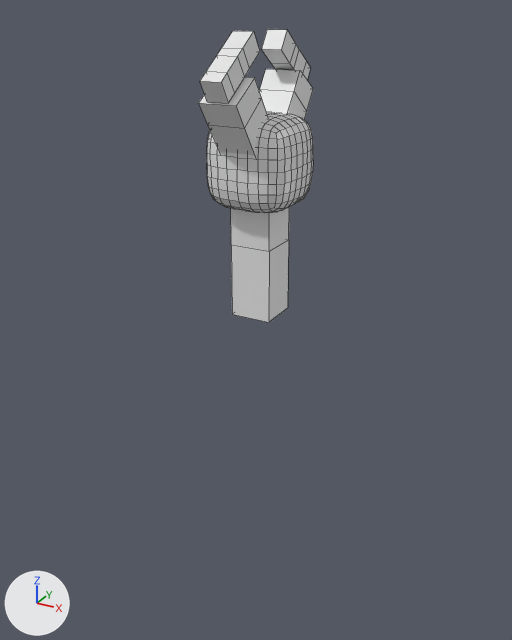
One commit to the Blender file Assets/Models/BlenderModels/RobotHand.blend: the scene before it, then after it.
Before and after are seen from a camera (50 mm lens) standing at (7.34, -13.54, 3.02) and looking at (-0.27, 0.29, -3.9). The axes (+X, +Y, +Z) are drawn at lower left. The lights are the same throughout. Mesh edges are drawn as thin lines.
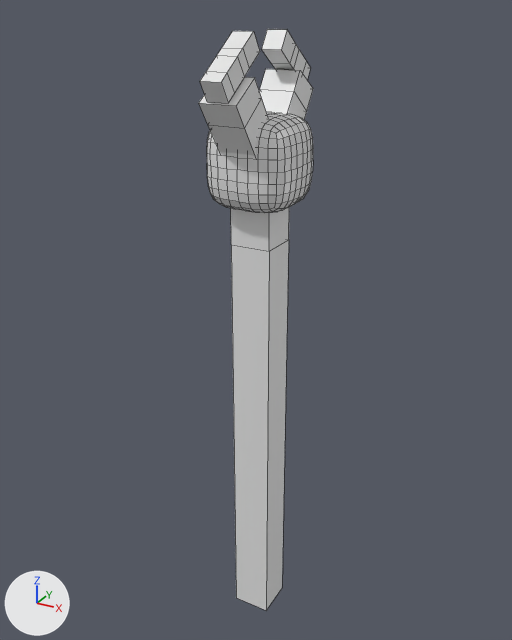
Pixel boxes (x1, y1, x2, y2) of what changed, in the pictures (512 x 640 px; the box of a moved part takes in the faces that stretch with it):
```json
{"object": "Cube.003", "change": "reshaped", "before": [231, 207, 289, 322], "after": [231, 207, 289, 610], "on screen": "248% taller"}
{"part": 1, "of": "me_cube_003", "change": "moved or reshaped", "before": [232, 252, 289, 322], "after": [232, 252, 289, 610]}
```

The change, as JSON lines over the scene's bpy script:
```json
{"block": "me_cube_003", "where": "me_cube_003.from_pydata(...)  # 12 vertices, 10 faces; spans x -1.0..1.0, y -1.0..1.0, z -4.52..1.0"}
{"block": "me_cube_003", "where": "# used by ob_cube_003; location = (0.0, 0.0, -1.33); scale = (0.48, 0.48, 0.48)"}
{"block": "me_cube_003", "where": "# before: 8 (-1.0, 1.0, -4.52), 9 (-1.0, -1.0, -4.52) at pixel (232, 314), 10 (1.0, 1.0, -4.52) at pixel (287, 307), 11 (1.0, -1.0, -4.52) at pixel (268, 322)"}
{"block": "me_cube_003", "change": "me_cube_003 part 1"}
{"op": "add", "block": "me_cube_003", "code": "for i in [*range(8, 12)]: me_cube_003.vertices[i].co += Vector((0.0, 0.0, -18.1))"}
```
